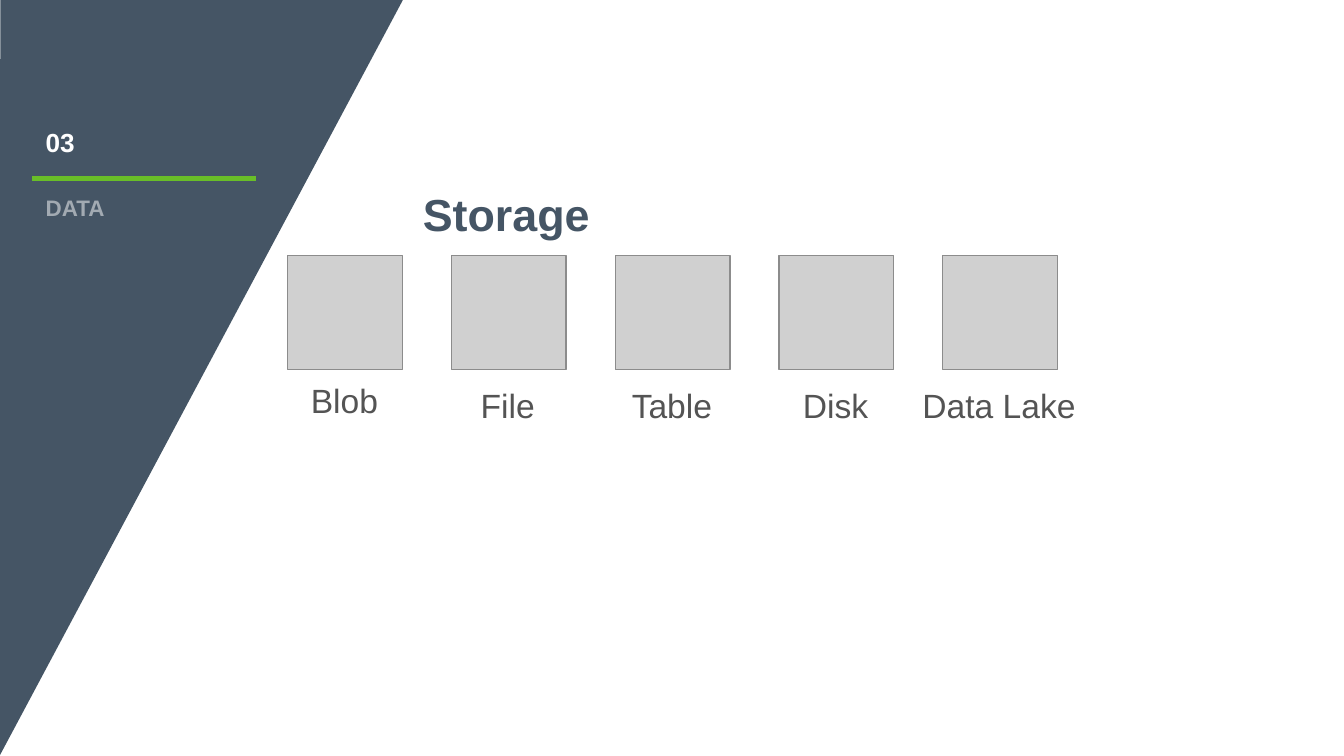
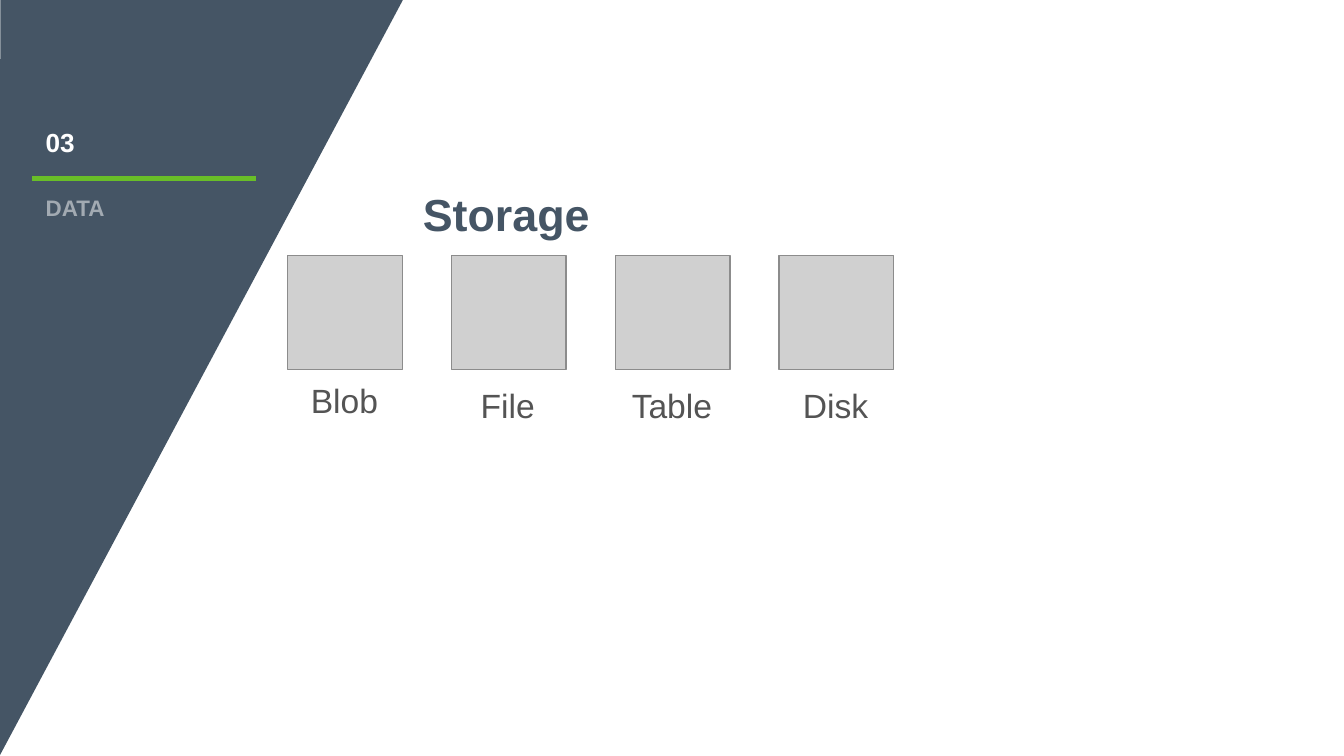
Before and after one commit to sujithq/DevCruiseBlazor, a slide deck: slide 10 of Azure Overview.pptx. Drawn at 1344x756 pixels with LibreOffice and Linux fonts; fonts in the diff are those of the drawing; grey boxes stand for pictures; background and template pictures are left out. Boxes give left, top, right and bottom in pixels: in the first picture for what was removed or moved away, otherwise in the second. Text is boxed around its words. In the diff, an @@ line names an element or a change of style, - is before the commit and + after.

```diff
--- a/Azure Overview.pptx
+++ b/Azure Overview.pptx
@@ picture removed at <box>942,255,1056,370</box> @@
@@ text removed at <box>922,393,1076,419</box> @@
-Data Lake
```
Also in this commit, not shown: 3 other slides changed, 2 slides added.
